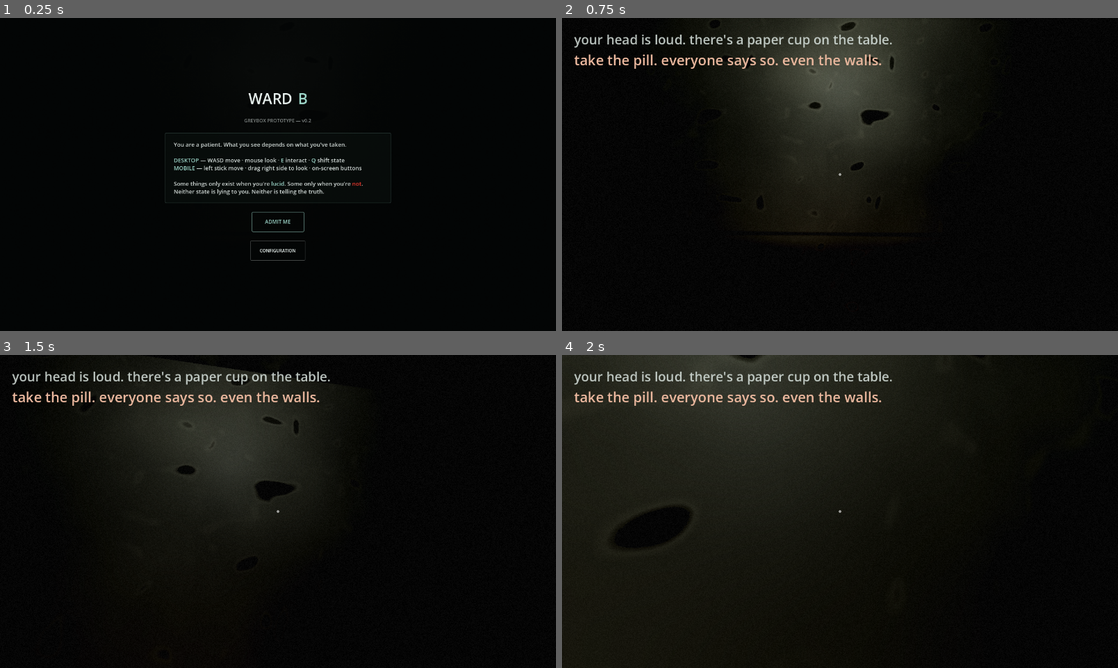
Above: before the commit, frames 1-4 (two rows, left to right).
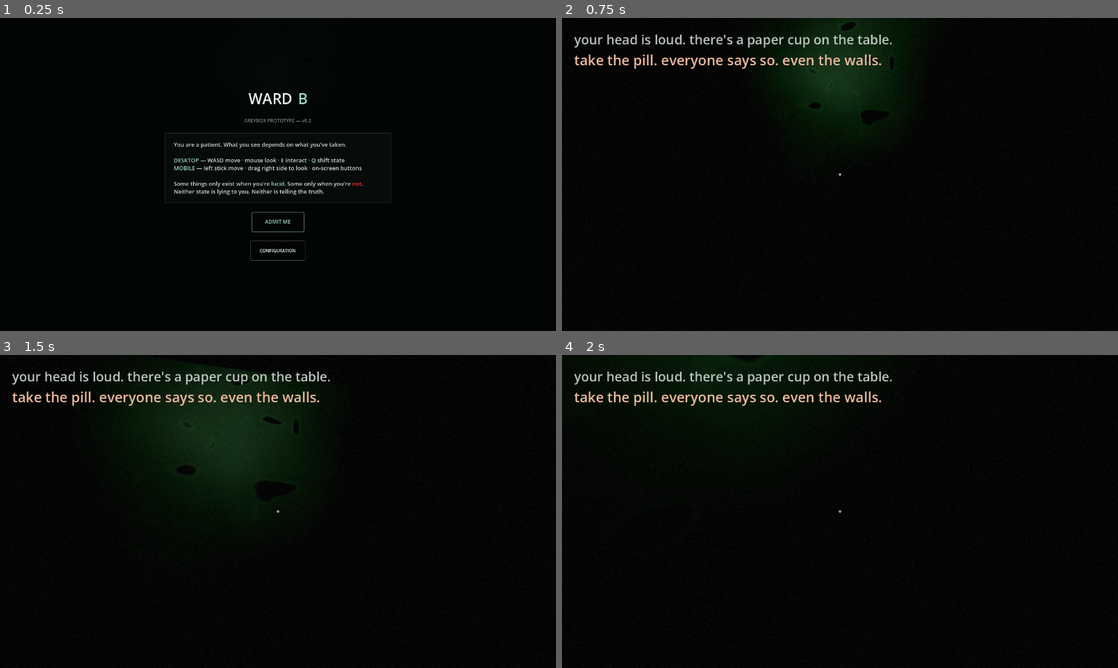
Above: after the commit, the same moments.

Repository: lucy-holm/Ward-B
Game: Godot game, scene res://main.tscn
Two runs of this game, one before a commit and one after it. Both use one fixed random seed, a clock stepped at 60 frames per second and the inputs below.
Inputs (mouse positions are in pixels of both pictures, inside the frame that each line leads up to):
- Up to frame 1 (0.25 s): no input
- Up to frame 2 (0.75 s): click "ADMIT ME" at 0.5 s
- Up to frame 3 (1.5 s): tap Enter at 1.25 s; move the mouse to (305, 511) at 1.27 s; hold W (move_forward) from 1.28 s (still down); hold E (interact) from 1.28 s (still down)
- Up to frame 4 (2 s): keep holding W (move_forward); keep holding E (interact)

The runs differ from the first frame. In frame 2, 14% of the frame differs, in the area x 28-70%, y 0-69%; in frame 3, 8.8%; in frame 4, 22%, in the area x 0-69%, y 0-65%.

Commit message:
Godot lighting: concept-art UNMED pools + fix LUCID blowout, wire dead light-tint field
UNMED was already dark on average but flat — no fixture threw a real pool,
and every state change dimmed a bulb without changing its colour, so "sick
ward" read as "same bulb, dimmer switch". Fixes, staying off the UNMED
exposure baseline (0.42, untouched) per the calibration constraint on the
orderly's fresnel edge_glow:

- core/atmosphere.gd: wire MOOD's "light" field, which existed since the TS
  port but was dead code (nothing ever read it) — renamed to light_tint and
  now multiplies every fitting's own authored colour each frame, eased at
  the same rate as light_scale so tint and brightness settle together.
- main.gd MOOD: UNMED light_tint pulls fixtures sickly cool-green; LUCID
  stays near-neutral. LUCID exposure 0.95 -> 0.78 and ambient 0.34 -> 0.28 —
  measured via tools/shoot_states.tscn, a wall 2m under a fixture (room 1
  spawn) was blowing fully white with the old values. UNMED ambient and
  light_scale nudged down further (0.010/0.30 -> 0.006/0.26); exposure
  untouched, so the darkening comes entirely from ambient/light_scale/fog +
  the falloff retune below, not the calibrated baseline.
- rooms/room{1-7}.tscn: every ceiling fitting's falloff tightened
  (omni_range 9.0->6.0, omni_attenuation 1.7->2.3) so pools punch bright at
  the fitting and fall off fast into near-black instead of overlapping
  neighbours into a flat wash — the single-bulb-in-the-dark read the concept
  art asks for. Shadow-casting bumped from 2->3 fixtures in rooms 4 and 5
  (already 3 in 6/7) so the orderly and props throw a shadow under more of
  each room's lights; still well inside the 3-5 shadowed-Omni budget.
- tools/shoot_states.gd: fixed to dismiss the start overlay before
  shooting, same fix shoot_game.gd already had for the same bug (undismissed
  overlay -> every screenshot is the title card, not the ward) — needed to
  get real verification screenshots for this pass at all.

Floor-band luminance (the surface the player actually walks) measured
unchanged before/after in every sampled room (room1/3/4/6/7), confirming
navigability holds despite the darker, more contrasted overall read.

Verified: check_rooms, test_mechanics, test_flicker all pass headless.
Screenshots via tools/shoot_states.tscn (fixed) at godot/.artifacts/lightC_*.png
(gitignored, not committed).

Co-Authored-By: Claude Opus 4.8 (1M context) <noreply@anthropic.com>

Diff:
--- a/godot/core/atmosphere.gd
+++ b/godot/core/atmosphere.gd
@@ -36,6 +36,7 @@
 
 var _lights: Array[OmniLight3D] = []
 var _base_energy: Array[float] = []
+var _base_color: Array[Color] = []
 var _dip: Array[float] = []
 var _clock := 0.0
 
@@ -50,6 +51,16 @@
 var _light_scale := 1.0
 var _light_scale_target := 1.0
 
+# Per-state multiplier on every fitting's base COLOR (Color * Color,
+# component-wise), same ease-toward-target treatment as _light_scale. This is
+# what actually makes UNMED fixtures read as sickly rather than merely dim —
+# a light dimmed but left neutral-white just looks like a dimmer version of
+# the same clean bulb. Applied on top of each fitting's own authored color, so
+# the warm amber floor "bounce" fixtures and the cool-white ceiling tubes tint
+# together but keep their relative difference (2026-08 lighting pass).
+var _light_tint := Color(1, 1, 1)
+var _light_tint_target := Color(1, 1, 1)
+
 
 func bind_environment(env: Environment) -> void:
 	_env = env
@@ -59,6 +70,7 @@
 func collect_lights(room: Node) -> void:
 	_lights.clear()
 	_base_energy.clear()
+	_base_color.clear()
 	_dip.clear()
 	if room == null:
 		return
@@ -70,6 +82,7 @@
 		var l := node as OmniLight3D
 		_lights.append(l)
 		_base_energy.append(l.light_energy)
+		_base_color.append(l.light_color)
 		_dip.append(0.0)
 	for child in node.get_children():
 		_collect(child)
@@ -80,6 +93,16 @@
 	_light_scale_target = scale
 	if instant:
 		_light_scale = scale
+
+
+## Set by main.gd from the MOOD table on every state change. `tint` multiplies
+## each fitting's own authored light_color component-wise every frame in
+## _tick_flicker, so a room reload (which re-reads _base_color from the fresh
+## nodes) can never lose the tint.
+func set_light_color(tint: Color, instant: bool) -> void:
+	_light_tint_target = tint
+	if instant:
+		_light_tint = tint
 
 
 func _process(delta: float) -> void:
@@ -97,6 +120,10 @@
 	# transition, not a hard cut, and matches the ~0.45s mood crossfade
 	# without lagging behind it.
 	_light_scale = lerpf(_light_scale, _light_scale_target, minf(1.0, delta * 12.0))
+	# Same rate as _light_scale so the colour cast and the brightness settle
+	# together — a tint arriving after the energy already has would read as a
+	# visible second event instead of one crossfade.
+	_light_tint = _light_tint.lerp(_light_tint_target, minf(1.0, delta * 12.0))
 	var unmed := not StateManager.is_lucid()
 	_tick_flicker(delta, unmed)
 	_tick_fog(unmed)
@@ -131,6 +158,15 @@
 				target *= FLICKER_DIP
 		l.light_energy = lerpf(l.light_energy, target, minf(1.0, delta * FLICKER_RECOVER))
 
+		# Tint every frame, not just on state change: _light_tint is itself
+		# still easing toward _light_tint_target most frames (see _process),
+		# so this is what makes the colour crossfade smooth instead of a hard
+		# cut. Multiplied against the fitting's OWN authored colour (captured
+		# in collect_lights), not overwritten — a warm amber floor bounce and
+		# a cool ceiling tube stay distinct fixtures, they just both pick up
+		# the state's cast.
+		l.light_color = _base_color[i] * _light_tint
+
 
 func _tick_fog(unmed: bool) -> void:
 	if _env == null:
--- a/godot/main.gd
+++ b/godot/main.gd
@@ -85,24 +85,50 @@
 # display-calibration setting (WardSettings.get_brightness()). The setting is
 # a single multiplier applied to BOTH states so calibrating for a dim screen
 # cannot flatten the gap between them. See _target_exposure().
+#
+# `light_tint` (2026-08 concept-art pass): multiplies every fitting's own
+# authored light_color in Atmosphere._tick_flicker — see set_light_color().
+# This field existed in the dict since the TS port but was DEAD: nothing ever
+# read MOOD[state]["light"], so both states left every fixture at whatever
+# near-white colour was authored in the room .tscn. Renamed light -> light_tint
+# and wired up because "sickly failing ward" needs a colour cast, not just a
+# dimmer switch — a dim neutral-white bulb reads as "dark room", not "sick
+# building". UNMED leans cool-green (kills red, lifts green slightly) so the
+# same near-white ceiling tubes read sickly and the warm amber floor "bounce"
+# fixtures (fake_gi_bounce, see room .tscn "L*_bounce" nodes) come out a
+# muddier, cooler amber rather than clean warm light — both colours pulled
+# toward the same infection. LUCID's tint is close to identity (barely warm)
+# so daylight-through-barred-windows reads clean, matching concept 95b44321.
+#
+# UNMED's `exposure` (0.42) is DELIBERATELY UNTOUCHED by this pass — see the
+# HARD CONSTRAINT comment on _target_exposure(). Every other UNMED number
+# below moved instead: ambient and light_scale both dropped further, which is
+# safe because light PLACEMENT (room .tscn omni_range/omni_attenuation, tuned
+# tighter in the same pass so pools fall off faster) now carries more of the
+# "pool vs black" contrast that ambient/light_scale used to carry alone.
+# LUCID's exposure DID move (0.95 -> 0.78): at 0.95 x the default 1.25
+# brightness-setting multiplier, a wall directly under a fixture (e.g. room 1's
+# spawn, 2m from L0) blew fully white with no readable detail — confirmed via
+# tools/shoot_states.tscn, not by eye. 0.78 keeps LUCID unambiguously the
+# brighter, calmer state without clipping the geometry closest to a fitting.
 const MOOD := {
 	StateManager.State.LUCID: {
 		"fog": Color(0.843, 0.894, 0.875),
-		"fog_begin": 12.0,
-		"fog_end": 40.0,
-		"ambient": 0.34,
-		"exposure": 0.95,
-		"light_scale": 1.0,
-		"light": Color(0.949, 1.0, 0.984),
+		"fog_begin": 10.0,
+		"fog_end": 34.0,
+		"ambient": 0.28,
+		"exposure": 0.78,
+		"light_scale": 0.88,
+		"light_tint": Color(1.0, 0.98, 0.93),
 	},
 	StateManager.State.UNMED: {
 		"fog": Color(0.090, 0.043, 0.039),
-		"fog_begin": 2.5,
+		"fog_begin": 2.2,
 		"fog_end": 16.0,
-		"ambient": 0.010,
+		"ambient": 0.006,
 		"exposure": 0.42,
-		"light_scale": 0.30,
-		"light": Color(1.0, 0.2, 0.141),
+		"light_scale": 0.26,
+		"light_tint": Color(0.72, 1.0, 0.80),
 	},
 }
 
@@ -345,6 +371,10 @@
 		# pools too, which is what makes a room read as unlit rather than
 		# merely dim.
 		atmosphere.set_light_scale(m["light_scale"], instant)
+		# And tint, so "dim" also means "sick" rather than "a clean bulb on a
+		# dimmer" — see the MOOD comment block above for why this field was
+		# dead for the whole life of the port.
+		atmosphere.set_light_color(m["light_tint"], instant)
 	_set_grain(GRAIN_LUCID if state == StateManager.State.LUCID else GRAIN_UNMED, instant)
 
 	if instant:
--- a/godot/rooms/room1/room1.tscn
+++ b/godot/rooms/room1/room1.tscn
@@ -312,8 +312,8 @@
 transform = Transform3D(1, 0, 0, 0, 1, 0, 0, 0, 1, 0.0000, 2.7000, 2.0000)
 light_color = Color(0.949, 1.0, 0.98, 1)
 light_energy = 0.95
-omni_range = 9.0
-omni_attenuation = 1.7
+omni_range = 6.0
+omni_attenuation = 2.3
 shadow_enabled = true
 shadow_bias = 0.04
 shadow_normal_bias = 1.4
@@ -330,8 +330,8 @@
 transform = Transform3D(1, 0, 0, 0, 1, 0, 0, 0, 1, 0.0000, 2.7000, 5.0000)
 light_color = Color(0.949, 1.0, 0.98, 1)
 light_energy = 0.95
-omni_range = 9.0
-omni_attenuation = 1.7
+omni_range = 6.0
+omni_attenuation = 2.3
 shadow_enabled = false
 shadow_bias = 0.04
 shadow_normal_bias = 1.4
--- a/godot/rooms/room2/room2.tscn
+++ b/godot/rooms/room2/room2.tscn
@@ -315,8 +315,8 @@
 transform = Transform3D(1, 0, 0, 0, 1, 0, 0, 0, 1, 0.0000, 2.7000, 2.0000)
 light_color = Color(0.949, 1.0, 0.98, 1)
 light_energy = 0.95
-omni_range = 9.0
-omni_attenuation = 1.7
+omni_range = 6.0
+omni_attenuation = 2.3
 shadow_enabled = true
 shadow_bias = 0.04
 shadow_normal_bias = 1.4
@@ -333,8 +333,8 @@
 transform = Transform3D(1, 0, 0, 0, 1, 0, 0, 0, 1, 0.0000, 2.7000, -3.0000)
 light_color = Color(0.949, 1.0, 0.98, 1)
 light_energy = 0.95
-omni_range = 9.0
-omni_attenuation = 1.7
+omni_range = 6.0
+omni_attenuation = 2.3
 shadow_enabled = false
 shadow_bias = 0.04
 shadow_normal_bias = 1.4
@@ -351,8 +351,8 @@
 transform = Transform3D(1, 0, 0, 0, 1, 0, 0, 0, 1, 0.0000, 2.7000, -7.5000)
 light_color = Color(0.949, 1.0, 0.98, 1)
 light_energy = 0.95
-omni_range = 9.0
-omni_attenuation = 1.7
+omni_range = 6.0
+omni_attenuation = 2.3
 shadow_enabled = false
 shadow_bias = 0.04
 shadow_normal_bias = 1.4
--- a/godot/rooms/room3/room3.tscn
+++ b/godot/rooms/room3/room3.tscn
@@ -333,8 +333,8 @@
 transform = Transform3D(1, 0, 0, 0, 1, 0, 0, 0, 1, 0.0000, 2.7000, 2.0000)
 light_color = Color(0.949, 1.0, 0.98, 1)
 light_energy = 0.95
-omni_range = 9.0
-omni_attenuation = 1.7
+omni_range = 6.0
+omni_attenuation = 2.3
 shadow_enabled = true
 shadow_bias = 0.04
 shadow_normal_bias = 1.4
@@ -351,8 +351,8 @@
 transform = Transform3D(1, 0, 0, 0, 1, 0, 0, 0, 1, -2.5000, 2.7000, -1.0000)
 light_color = Color(0.949, 1.0, 0.98, 1)
 light_energy = 0.95
-omni_range = 9.0
-omni_attenuation = 1.7
+omni_range = 6.0
+omni_attenuation = 2.3
 shadow_enabled = false
 shadow_bias = 0.04
 shadow_normal_bias = 1.4
@@ -369,8 +369,8 @@
 transform = Transform3D(1, 0, 0, 0, 1, 0, 0, 0, 1, 1.5000, 2.7000, -3.0000)
 light_color = Color(0.949, 1.0, 0.98, 1)
 light_energy = 0.95
-omni_range = 9.0
-omni_attenuation = 1.7
+omni_range = 6.0
+omni_attenuation = 2.3
 shadow_enabled = false
 shadow_bias = 0.04
 shadow_normal_bias = 1.4
@@ -387,8 +387,8 @@
 transform = Transform3D(1, 0, 0, 0, 1, 0, 0, 0, 1, 0.0000, 2.7000, -6.0000)
 light_color = Color(0.949, 1.0, 0.98, 1)
 light_energy = 0.95
-omni_range = 9.0
-omni_attenuation = 1.7
+omni_range = 6.0
+omni_attenuation = 2.3
 shadow_enabled = true
 shadow_bias = 0.04
 shadow_normal_bias = 1.4
--- a/godot/rooms/room4/room4.tscn
+++ b/godot/rooms/room4/room4.tscn
@@ -337,8 +337,8 @@
 transform = Transform3D(1, 0, 0, 0, 1, 0, 0, 0, 1, 0.0000, 2.7000, 3.0000)
 light_color = Color(0.949, 1.0, 0.98, 1)
 light_energy = 0.95
-omni_range = 9.0
-omni_attenuation = 1.7
+omni_range = 6.0
+omni_attenuation = 2.3
 shadow_enabled = true
 shadow_bias = 0.04
 shadow_normal_bias = 1.4
@@ -355,9 +355,9 @@
 transform = Transform3D(1, 0, 0, 0, 1, 0, 0, 0, 1, 3.5000, 2.7000, 0.0000)
 light_color = Color(0.949, 1.0, 0.98, 1)
 light_energy = 0.95
-omni_range = 9.0
-omni_attenuation = 1.7
-shadow_enabled = false
+omni_range = 6.0
+omni_attenuation = 2.3
+shadow_enabled = true
 shadow_bias = 0.04
 shadow_normal_bias = 1.4
 
@@ -373,8 +373,8 @@
 transform = Transform3D(1, 0, 0, 0, 1, 0, 0, 0, 1, -3.0000, 2.7000, -1.0000)
 light_color = Color(0.949, 1.0, 0.98, 1)
 light_energy = 0.95
-omni_range = 9.0
-omni_attenuation = 1.7
+omni_range = 6.0
+omni_attenuation = 2.3
 shadow_enabled = false
 shadow_bias = 0.04
 shadow_normal_bias = 1.4
@@ -391,8 +391,8 @@
 transform = Transform3D(1, 0, 0, 0, 1, 0, 0, 0, 1, 3.0000, 2.7000, -4.0000)
 light_color = Color(0.949, 1.0, 0.98, 1)
 light_energy = 0.95
-omni_range = 9.0
-omni_attenuation = 1.7
+omni_range = 6.0
+omni_attenuation = 2.3
 shadow_enabled = true
 shadow_bias = 0.04
 shadow_normal_bias = 1.4
@@ -409,8 +409,8 @@
 transform = Transform3D(1, 0, 0, 0, 1, 0, 0, 0, 1, 0.0000, 2.7000, -6.0000)
 light_color = Color(0.949, 1.0, 0.98, 1)
 light_energy = 0.95
-omni_range = 9.0
-omni_attenuation = 1.7
+omni_range = 6.0
+omni_attenuation = 2.3
 shadow_enabled = false
 shadow_bias = 0.04
 shadow_normal_bias = 1.4
--- a/godot/rooms/room5/room5.tscn
+++ b/godot/rooms/room5/room5.tscn
@@ -397,8 +397,8 @@
 transform = Transform3D(1, 0, 0, 0, 1, 0, 0, 0, 1, 0.0000, 2.7000, 3.5000)
 light_color = Color(0.949, 1.0, 0.98, 1)
 light_energy = 0.95
-omni_range = 9.0
-omni_attenuation = 1.7
+omni_range = 6.0
+omni_attenuation = 2.3
 shadow_enabled = true
 shadow_bias = 0.04
 shadow_normal_bias = 1.4
@@ -415,9 +415,9 @@
 transform = Transform3D(1, 0, 0, 0, 1, 0, 0, 0, 1, -4.5000, 2.7000, 0.0000)
 light_color = Color(0.949, 1.0, 0.98, 1)
 light_energy = 0.95
-omni_range = 9.0
-omni_attenuation = 1.7
-shadow_enabled = false
+omni_range = 6.0
+omni_attenuation = 2.3
+shadow_enabled = true
 shadow_bias = 0.04
 shadow_normal_bias = 1.4
 
@@ -433,8 +433,8 @@
 transform = Transform3D(1, 0, 0, 0, 1, 0, 0, 0, 1, 4.5000, 2.7000, 0.0000)
 light_color = Color(0.949, 1.0, 0.98, 1)
 light_energy = 0.95
-omni_range = 9.0
-omni_attenuation = 1.7
+omni_range = 6.0
+omni_attenuation = 2.3
 shadow_enabled = false
 shadow_bias = 0.04
 shadow_normal_bias = 1.4
@@ -451,8 +451,8 @@
 transform = Transform3D(1, 0, 0, 0, 1, 0, 0, 0, 1, 0.0000, 2.7000, -2.5000)
 light_color = Color(0.949, 1.0, 0.98, 1)
 light_energy = 0.95
-omni_range = 9.0
-omni_attenuation = 1.7
+omni_range = 6.0
+omni_attenuation = 2.3
 shadow_enabled = true
 shadow_bias = 0.04
 shadow_normal_bias = 1.4
@@ -469,8 +469,8 @@
 transform = Transform3D(1, 0, 0, 0, 1, 0, 0, 0, 1, 0.0000, 2.7000, -5.5000)
 light_color = Color(0.949, 1.0, 0.98, 1)
 light_energy = 0.95
-omni_range = 9.0
-omni_attenuation = 1.7
+omni_range = 6.0
+omni_attenuation = 2.3
 shadow_enabled = false
 shadow_bias = 0.04
 shadow_normal_bias = 1.4
--- a/godot/rooms/room6/room6.tscn
+++ b/godot/rooms/room6/room6.tscn
@@ -415,8 +415,8 @@
 transform = Transform3D(1, 0, 0, 0, 1, 0, 0, 0, 1, 0.0000, 2.7000, 6.0000)
 light_color = Color(0.949, 1.0, 0.98, 1)
 light_energy = 0.95
-omni_range = 9.0
-omni_attenuation = 1.7
+omni_range = 6.0
+omni_attenuation = 2.3
 shadow_enabled = true
 shadow_bias = 0.04
 shadow_normal_bias = 1.4
@@ -433,8 +433,8 @@
 transform = Transform3D(1, 0, 0, 0, 1, 0, 0, 0, 1, 0.0000, 2.7000, 1.0000)
 light_color = Color(0.949, 1.0, 0.98, 1)
 light_energy = 0.95
-omni_range = 9.0
-omni_attenuation = 1.7
+omni_range = 6.0
+omni_attenuation = 2.3
 shadow_enabled = false
 shadow_bias = 0.04
 shadow_normal_bias = 1.4
@@ -451,8 +451,8 @@
 transform = Transform3D(1, 0, 0, 0, 1, 0, 0, 0, 1, 0.0000, 2.7000, -2.0000)
 light_color = Color(0.949, 1.0, 0.98, 1)
 light_energy = 0.95
-omni_range = 9.0
-omni_attenuation = 1.7
+omni_range = 6.0
+omni_attenuation = 2.3
 shadow_enabled = false
 shadow_bias = 0.04
 shadow_normal_bias = 1.4
@@ -469,8 +469,8 @@
 transform = Transform3D(1, 0, 0, 0, 1, 0, 0, 0, 1, 3.0000, 2.7000, -2.9000)
 light_color = Color(0.949, 1.0, 0.98, 1)
 light_energy = 0.95
-omni_range = 9.0
-omni_attenuation = 1.7
+omni_range = 6.0
+omni_attenuation = 2.3
 shadow_enabled = true
 shadow_bias = 0.04
 shadow_normal_bias = 1.4
@@ -487,8 +487,8 @@
 transform = Transform3D(1, 0, 0, 0, 1, 0, 0, 0, 1, 6.3000, 2.7000, -2.9000)
 light_color = Color(0.949, 1.0, 0.98, 1)
 light_energy = 0.95
-omni_range = 9.0
-omni_attenuation = 1.7
+omni_range = 6.0
+omni_attenuation = 2.3
 shadow_enabled = false
 shadow_bias = 0.04
 shadow_normal_bias = 1.4
@@ -505,8 +505,8 @@
 transform = Transform3D(1, 0, 0, 0, 1, 0, 0, 0, 1, 6.3000, 2.7000, -5.3000)
 light_color = Color(0.949, 1.0, 0.98, 1)
 light_energy = 0.95
-omni_range = 9.0
-omni_attenuation = 1.7
+omni_range = 6.0
+omni_attenuation = 2.3
 shadow_enabled = false
 shadow_bias = 0.04
 shadow_normal_bias = 1.4
@@ -523,8 +523,8 @@
 transform = Transform3D(1, 0, 0, 0, 1, 0, 0, 0, 1, 9.5000, 2.7000, -2.9000)
 light_color = Color(0.949, 1.0, 0.98, 1)
 light_energy = 0.95
-omni_range = 9.0
-omni_attenuation = 1.7
+omni_range = 6.0
+omni_attenuation = 2.3
 shadow_enabled = true
 shadow_bias = 0.04
 shadow_normal_bias = 1.4
@@ -541,8 +541,8 @@
 transform = Transform3D(1, 0, 0, 0, 1, 0, 0, 0, 1, 12.5000, 2.7000, -2.9000)
 light_color = Color(0.949, 1.0, 0.98, 1)
 light_energy = 0.95
-omni_range = 9.0
-omni_attenuation = 1.7
+omni_range = 6.0
+omni_attenuation = 2.3
 shadow_enabled = false
 shadow_bias = 0.04
 shadow_normal_bias = 1.4
--- a/godot/rooms/room7/room7.tscn
+++ b/godot/rooms/room7/room7.tscn
@@ -438,8 +438,8 @@
 transform = Transform3D(1, 0, 0, 0, 1, 0, 0, 0, 1, 0.0000, 2.7000, 4.0000)
 light_color = Color(0.949, 1.0, 0.98, 1)
 light_energy = 0.95
-omni_range = 9.0
-omni_attenuation = 1.7
+omni_range = 6.0
+omni_attenuation = 2.3
 shadow_enabled = true
 shadow_bias = 0.04
 shadow_normal_bias = 1.4
@@ -456,8 +456,8 @@
 transform = Transform3D(1, 0, 0, 0, 1, 0, 0, 0, 1, -3.7500, 2.7000, 2.2000)
 light_color = Color(0.949, 1.0, 0.98, 1)
 light_energy = 0.95
-omni_range = 9.0
-omni_attenuation = 1.7
+omni_range = 6.0
+omni_attenuation = 2.3
 shadow_enabled = false
 shadow_bias = 0.04
 shadow_normal_bias = 1.4
@@ -474,8 +474,8 @@
 transform = Transform3D(1, 0, 0, 0, 1, 0, 0, 0, 1, 3.7500, 2.7000, 0.0000)
 light_color = Color(0.949, 1.0, 0.98, 1)
 light_energy = 0.95
-omni_range = 9.0
-omni_attenuation = 1.7
+omni_range = 6.0
+omni_attenuation = 2.3
 shadow_enabled = false
 shadow_bias = 0.04
 shadow_normal_bias = 1.4
@@ -492,8 +492,8 @@
 transform = Transform3D(1, 0, 0, 0, 1, 0, 0, 0, 1, -3.7500, 2.7000, -2.2000)
 light_color = Color(0.949, 1.0, 0.98, 1)
 light_energy = 0.95
-omni_range = 9.0
-omni_attenuation = 1.7
+omni_range = 6.0
+omni_attenuation = 2.3
 shadow_enabled = true
 shadow_bias = 0.04
 shadow_normal_bias = 1.4
@@ -510,8 +510,8 @@
 transform = Transform3D(1, 0, 0, 0, 1, 0, 0, 0, 1, 0.0000, 2.7000, -3.5000)
 light_color = Color(0.949, 1.0, 0.98, 1)
 light_energy = 0.95
-omni_range = 9.0
-omni_attenuation = 1.7
+omni_range = 6.0
+omni_attenuation = 2.3
 shadow_enabled = false
 shadow_bias = 0.04
 shadow_normal_bias = 1.4
@@ -528,8 +528,8 @@
 transform = Transform3D(1, 0, 0, 0, 1, 0, 0, 0, 1, -6.5000, 2.7000, 1.0500)
 light_color = Color(0.949, 1.0, 0.98, 1)
 light_energy = 0.95
-omni_range = 9.0
-omni_attenuation = 1.7
+omni_range = 6.0
+omni_attenuation = 2.3
 shadow_enabled = false
 shadow_bias = 0.04
 shadow_normal_bias = 1.4
@@ -546,8 +546,8 @@
 transform = Transform3D(1, 0, 0, 0, 1, 0, 0, 0, 1, 0.0000, 2.7000, -6.0000)
 light_color = Color(0.949, 1.0, 0.98, 1)
 light_energy = 0.95
-omni_range = 9.0
-omni_attenuation = 1.7
+omni_range = 6.0
+omni_attenuation = 2.3
 shadow_enabled = true
 shadow_bias = 0.04
 shadow_normal_bias = 1.4
--- a/godot/tools/shoot_states.gd
+++ b/godot/tools/shoot_states.gd
@@ -19,6 +19,16 @@
 
 	var game: Node = load("res://main.tscn").instantiate()
 	add_child(game)
+
+	# Dismiss the start overlay, exactly as shoot_game.gd does and for the same
+	# reason (see its header): the overlay is a near-opaque full-screen
+	# CanvasLayer, so without this every shot here is a photograph of the
+	# WARD B title card, not the ward — which is exactly what happened when
+	# this script was first used for the 2026-08 lighting pass (both "unmed"
+	# and "lucid" shots were pixel-identical title screens).
+	if game.get("start_overlay") != null and game.start_overlay.has_method("_on_admit_pressed"):
+		game.start_overlay._on_admit_pressed()
+
 	await get_tree().create_timer(seconds).timeout
 
 	if game.has_method("load_room"):
